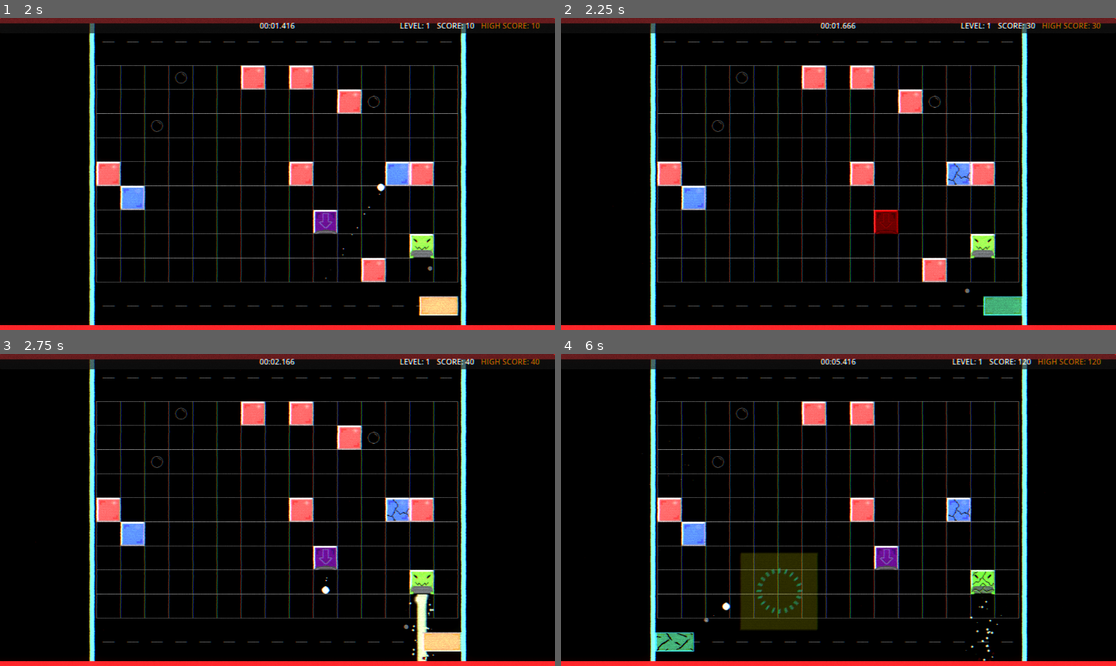
Above: before the commit, frames 1-4 (two rows, left to right).
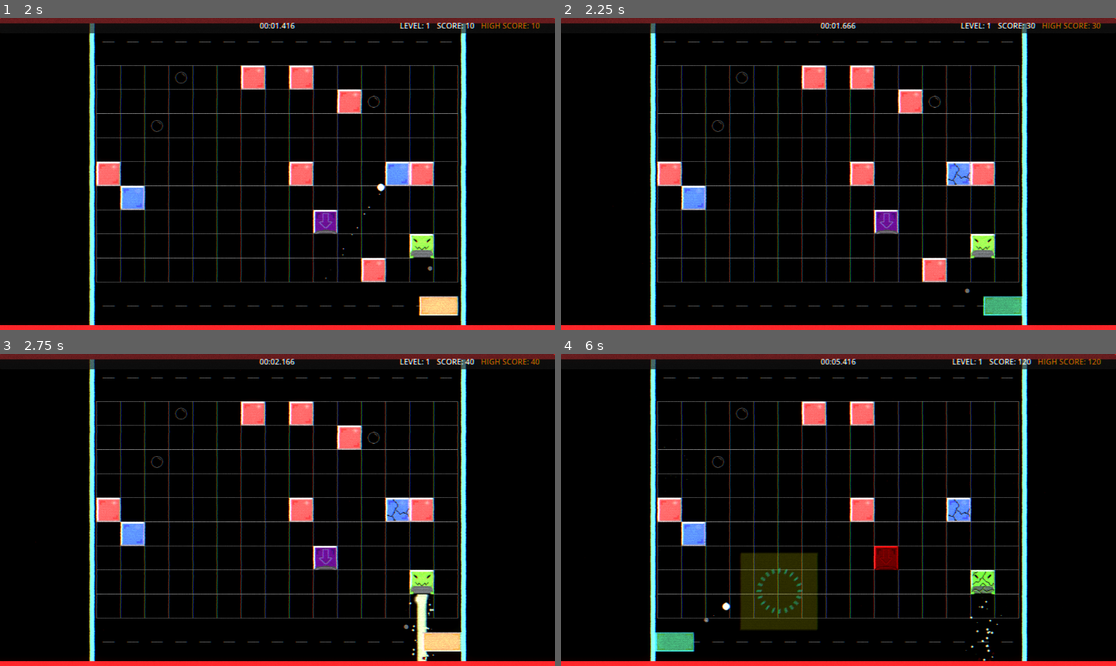
Above: after the commit, the same moments.

Repository: Nicheen/NotPong2025
Game: Godot game, scene res://scenes/menus/main_menu.tscn
Two runs of this game, one before a commit and one after it. Both use one fixed random seed, a clock stepped at 60 frames per second and the inputs below.
Inputs (mouse positions are in pixels of both pictures, inside the frame that each line leads up to):
- Up to frame 1 (2 s): click "START GAME" at 0.5 s; tap Enter (ui_accept) at 1.25, 1.52 s; move the mouse to (399, 158) at 1.27 s; hold D (move_right) from 1.28 s (still down); click (399, 158) at 1.35 s
- Up to frame 2 (2.25 s): move the mouse to (727, 189) at 2.02 s; release D (move_right) at 2.03 s; hold S (teleport_down) from 2.03 s (still down); tap Shift (dash) at 2.1 s
- Up to frame 3 (2.75 s): keep holding S (teleport_down); tap Enter (ui_accept) at 2.27 s; click (166, 525) at 2.3 s
- Up to frame 4 (6 s): move the mouse to (894, 441) at 2.77 s; release S (teleport_down) at 2.78 s; hold D (move_right) 2.78-3.53 s; click (894, 441) at 2.85 s; move the mouse to (810, 572) at 3.52 s; hold W (teleport_up) 3.53-4.28 s; click (810, 572) at 3.6 s; tap Enter (ui_accept) at 3.77, 4.52, 5.27 s; move the mouse to (1005, 556) at 4.27 s; hold Shift (dash) 4.28-5.03 s; hold A (move_left) 4.28-5.78 s; click (1005, 556) at 4.55 s; move the mouse to (672, 463) at 5.02 s; click (672, 463) at 5.1 s; move the mouse to (866, 510) at 5.77 s; hold S (teleport_down) from 5.78 s (still down); click (866, 510) at 5.85 s

Frame 1 is identical in both runs. In frame 2, 0.4% of the frame differs, in the area x 56-61%, y 61-70%; in frame 3, less than 0.1%; in frame 4, 0.5%, in the area x 14-62%, y 24-96%.

Commit message:
Fixed dropping timers

Diff:
--- a/NOTPONG/scenes/obj/blocks/block_dropper.gd
+++ b/NOTPONG/scenes/obj/blocks/block_dropper.gd
@@ -3,7 +3,7 @@
 # Enemy settings
 @export var max_health: int = 20
 @export var score_value: int = 20
-@export var enemy_type: String = "basic"
+@export var enemy_type: String = "dropper"
 @export var projectile_scene: PackedScene = load("res://scenes/obj/Projectile.tscn")
 @export var projectile_speed: float = 200.0
 @export var shoot_interval: float = 4.0  # Time between drops
@@ -79,30 +79,16 @@
 	shoot_timer += delta
 
 	# Check if we should start warning
-	if not is_warning_active and shoot_timer >= (shoot_interval - warning_time):
+	if not is_warning_active and shoot_timer >= current_drop_interval:
 		start_warning()
 
-	# Handle warning blinks
 	if is_warning_active and not is_regenerating:
 		handle_warning_blinks(delta)
 
-	# Check if we should drop projectile
-	if shoot_timer >= shoot_interval:
+	# Check if we should drop projectile (använd current_drop_interval)
+	if not is_warning_active and shoot_timer >= current_drop_interval:
 		drop_projectile()
 
-	shoot_timer += delta
-
-	# Check if we should start warning (använd current_drop_interval istället för shoot_interval)
-	if not is_warning_active and shoot_timer >= (current_drop_interval - warning_time):
-		start_warning()
-
-	# Handle warning blinks
-	if is_warning_active and not is_regenerating:
-		handle_warning_blinks(delta)
-
-	# Check if we should drop projectile (använd current_drop_interval)
-	if shoot_timer >= current_drop_interval:
-		drop_projectile()
 func randomize_drop_interval():
 	"""Sätt en ny random drop interval för denna dropper"""
 	current_drop_interval = randf_range(min_drop_interval, max_drop_interval)
@@ -132,6 +118,9 @@
 		toggle_sprite_visibility()
 		last_blink_time = 0.0
 
+	if warning_timer >= warning_time:
+		is_warning_active = false
+
 func toggle_sprite_visibility():
 	"""Toggle sprite color for warning effect - red pulsing like regeneration"""
 	if not sprite or is_regenerating:
@@ -182,21 +171,7 @@
 
 	# Initialize projectile to move straight down (enemy projectile)
 	var drop_direction = Vector2(0, 1)  # Straight down
-	projectile.initialize(drop_direction, projectile_speed, Vector2.ZERO, Vector2.ZERO, true)
-
-	# CRITICAL FIX: Remove auto-destroy timer and disable bounce limits
-	if projectile.has_method("disable_auto_destroy"):
-		projectile.disable_auto_destroy()
-	else:
-		# Manual fix - find and remove the timer
-		for child in projectile.get_children():
-			if child is Timer:
-				child.queue_free()
-				print("Removed auto-destroy timer from enemy projectile")
-
-	# Also disable bounce limit and boundary destruction
-	if projectile.collision_handler:
-		projectile.collision_handler.max_bounces = 3
+	projectile.initialize(drop_direction, projectile_speed)
 
 	print("Projectile dropped successfully with no time limit")
 
--- a/NOTPONG/scripts/obj/projectile/projectile_boundary_handler.gd
+++ b/NOTPONG/scripts/obj/projectile/projectile_boundary_handler.gd
@@ -92,7 +92,7 @@
 			if child is CharacterBody2D and child.collision_layer == 1:
 				print("Found player via collision layer: ", child.name)
 				if child.has_method("take_damage"):
-					child.take_damage(20)
+					child.take_damage(10)
 					print("Player damaged by lava projectile (fallback)!")
 				break
 
@@ -107,8 +107,8 @@
 	if current_velocity > 0 and current_velocity < min_velocity:
 		# Boost velocity to minimum while maintaining direction
 		var velocity_direction = projectile.linear_velocity.normalized()
-		projectile.linear_velocity = velocity_direction * min_velocity
-		print("Boosted velocity from ", current_velocity, " to ", min_velocity)
+		projectile.linear_velocity = velocity_direction * (min_velocity + 10)
+		print("Boosted velocity from ", current_velocity, " to ", min_velocity + 10)
 
 func get_distance_to_bounds() -> float:
 	if not projectile:
